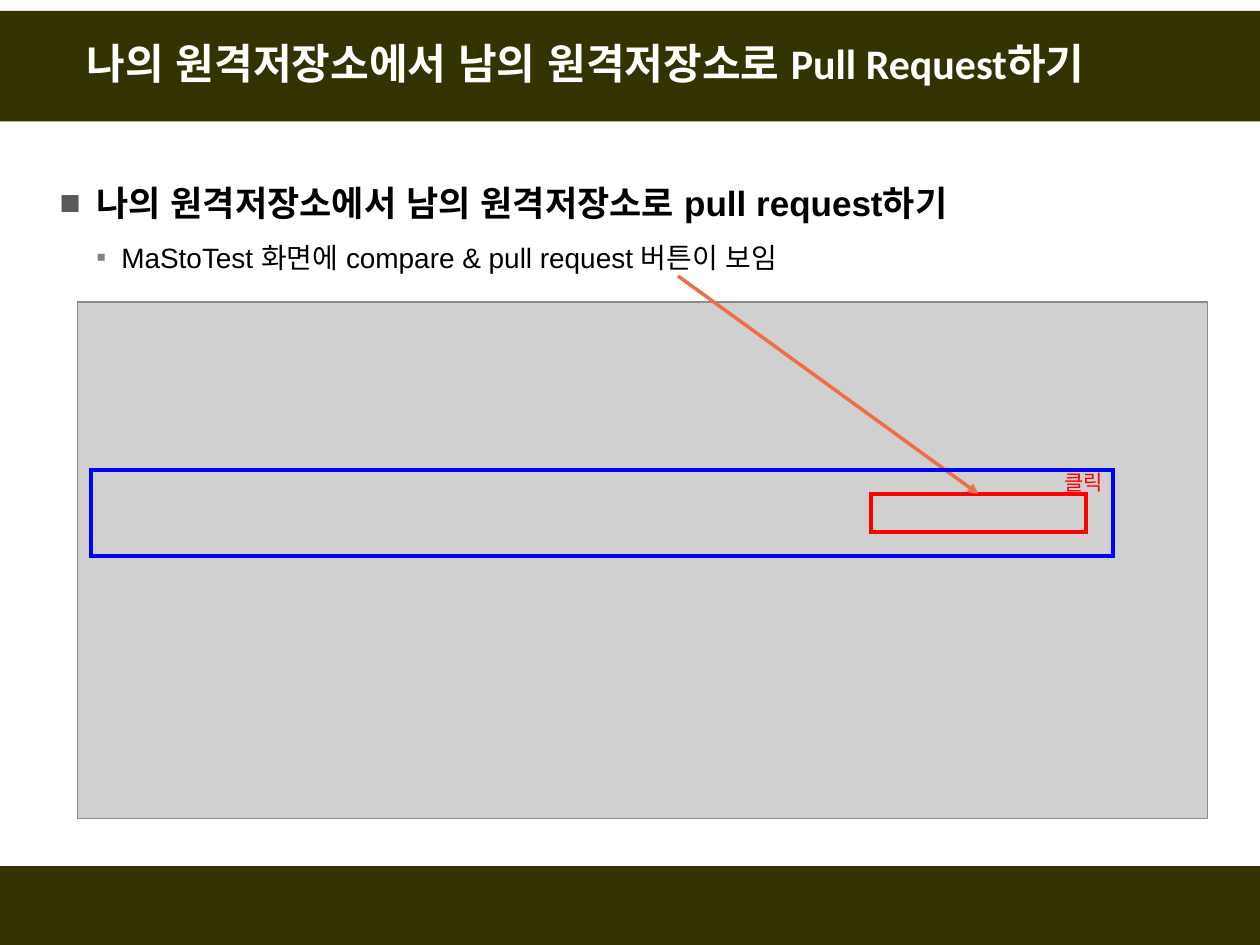
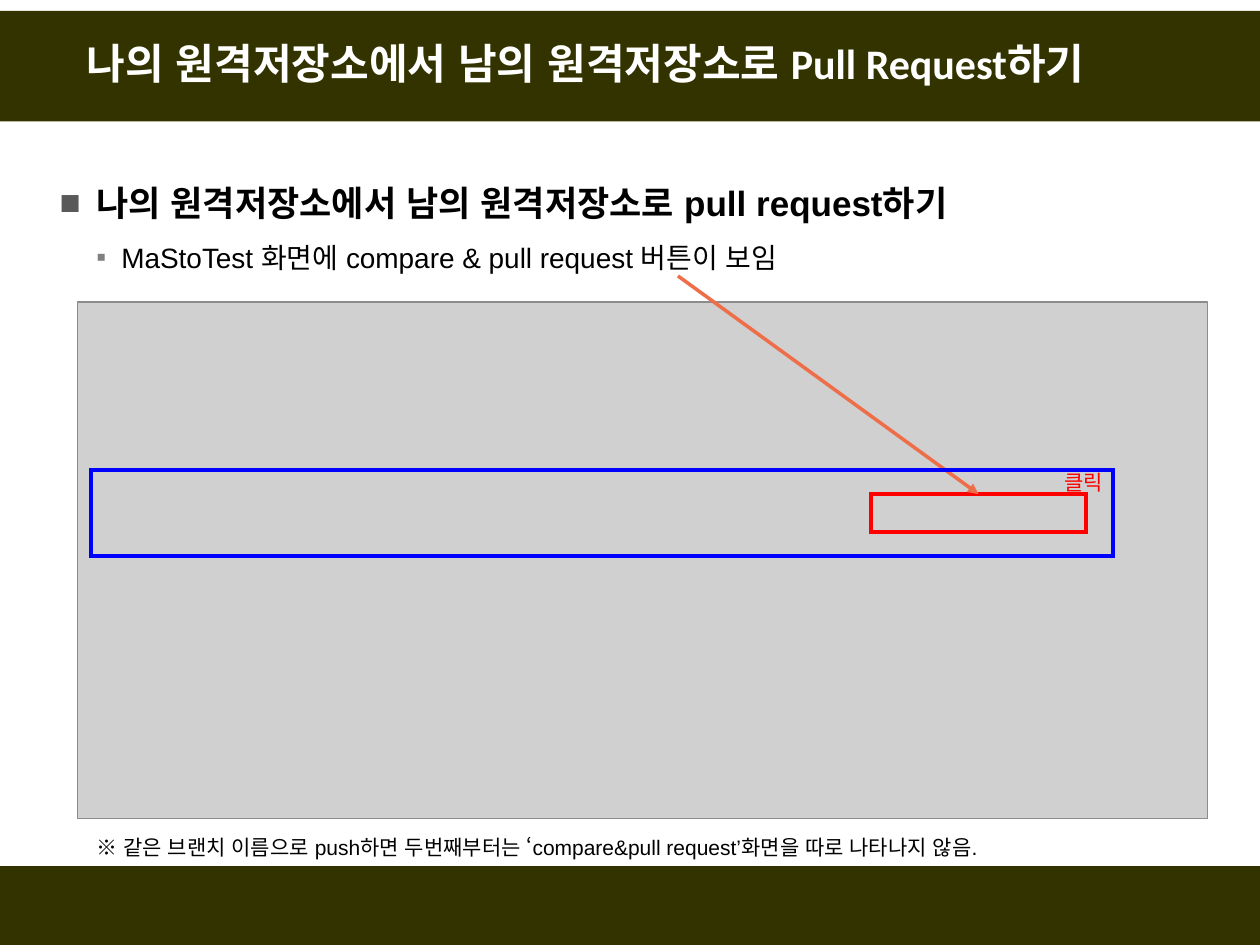
Before and after one commit to fasthill/github-lecture, a slide deck: slide 16 of git및github첫걸음3-forkclonePR.pptx. Drawn at 1260x945 pixels with LibreOffice and Linux fonts; fonts in the diff are those of the drawing; grey boxes stand for pictures. Boxes give left, top, right and bottom in pixels: in the first picture for what was removed or moved away, otherwise in the second. Text is boxed around its words. In the diff, an @@ line names an element or a change of style, - is before the commit and + after.

```diff
--- a/git및github첫걸음3-forkclonePR.pptx
+++ b/git및github첫걸음3-forkclonePR.pptx
@@ text at (123, 837, 978, 860): paragraph added @@
+  ※ 같은 브랜치 이름으로 push하면 두번째부터는 ‘compare&pull request’화면을 따로 나타나지 않음.
```
Also in this commit, not shown: 1 other slide changed, 1 slide added.
